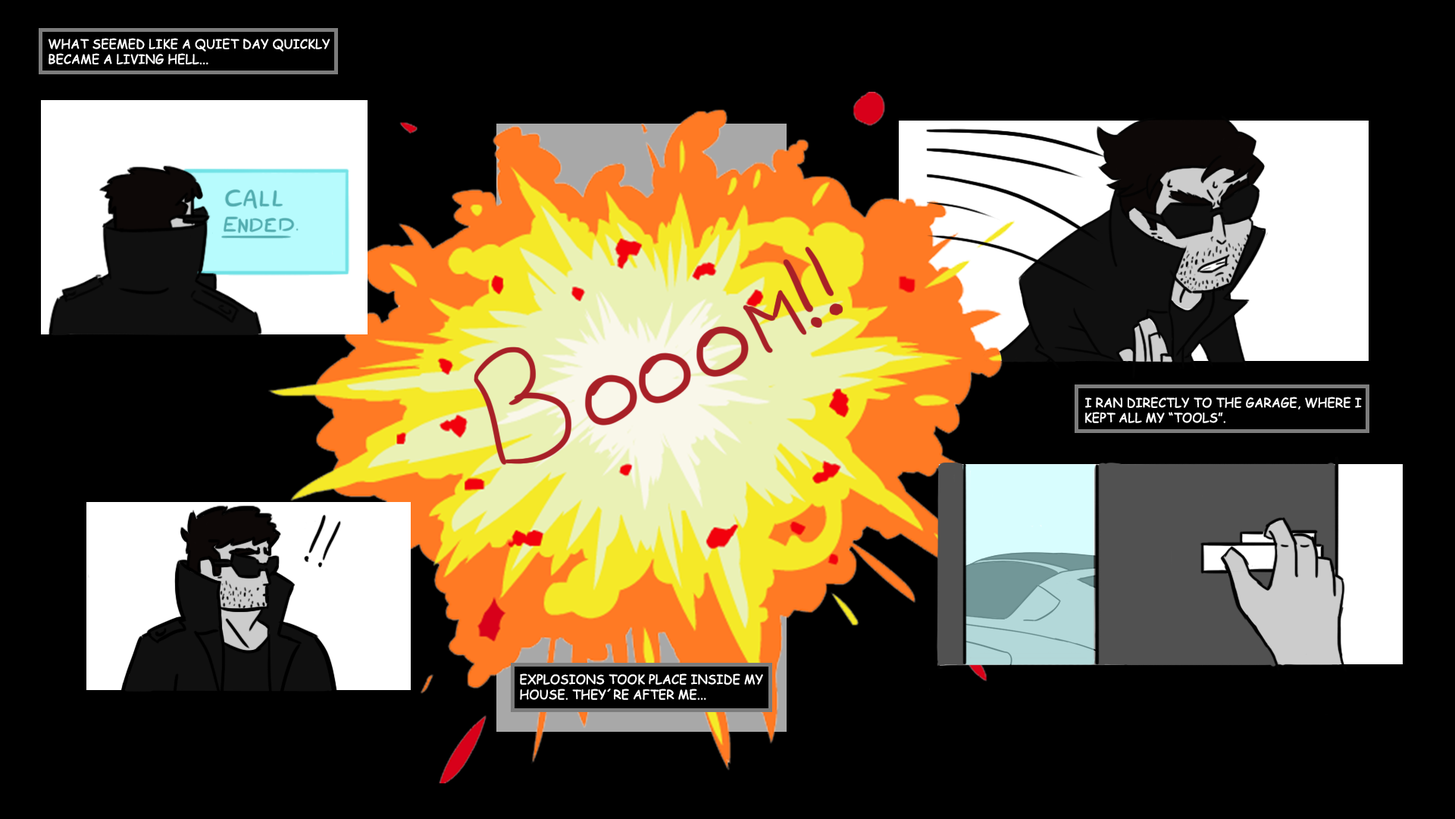
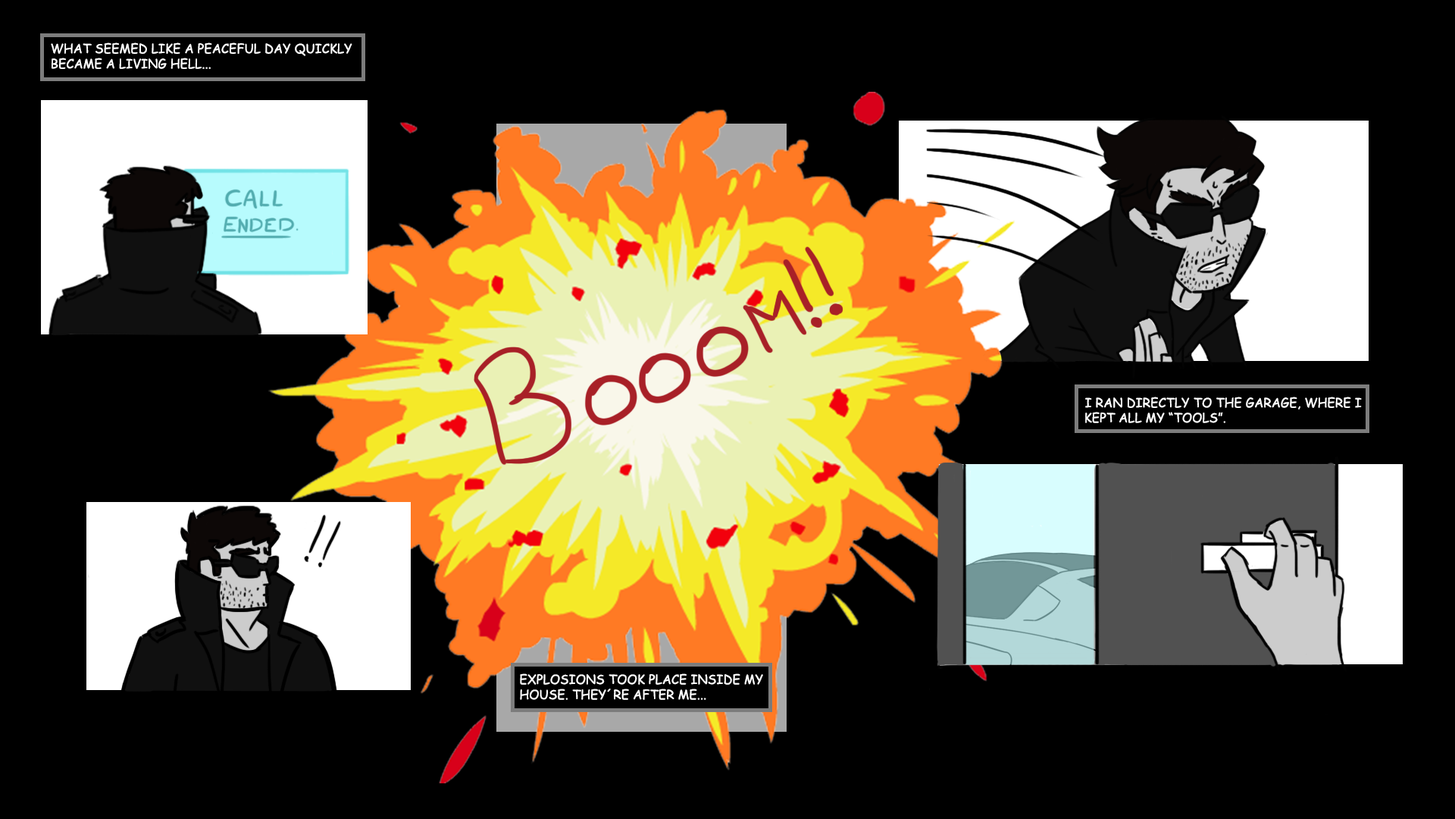
Before/after of a 1455 × 819 layered artwork. What changed in the layer stack:
added layer "WHAT SEEMED LIKE A PEACEFUL DAY QUICKLY BECAME A LIVING HELL..." above "Rectángulo 1" over [50,42,353,69]
added layer "Rectángulo 1" above "KEPT ALL MY “TOOLS”." over [40,33,366,82]
painted on "Fondo" over [38,28,339,75]
